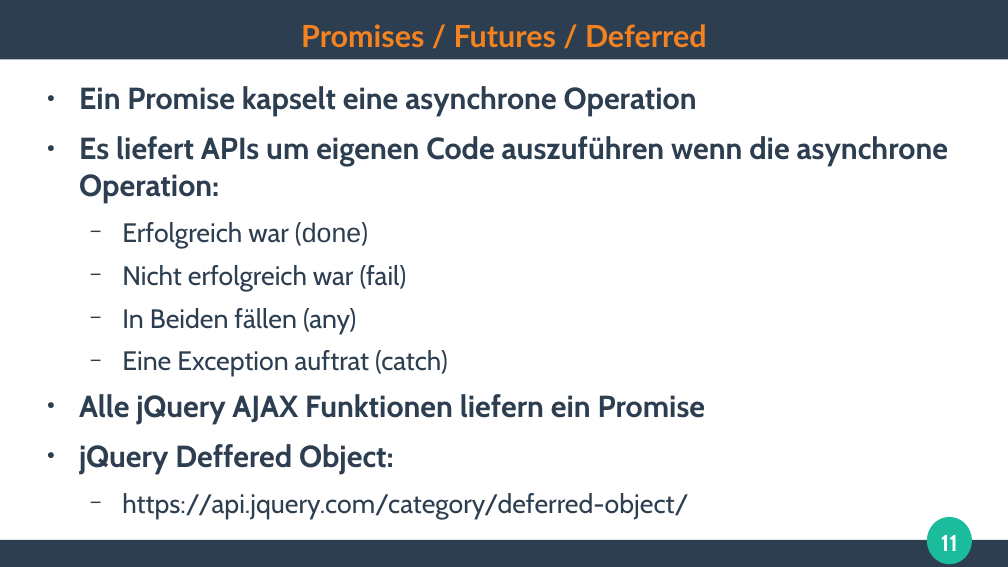
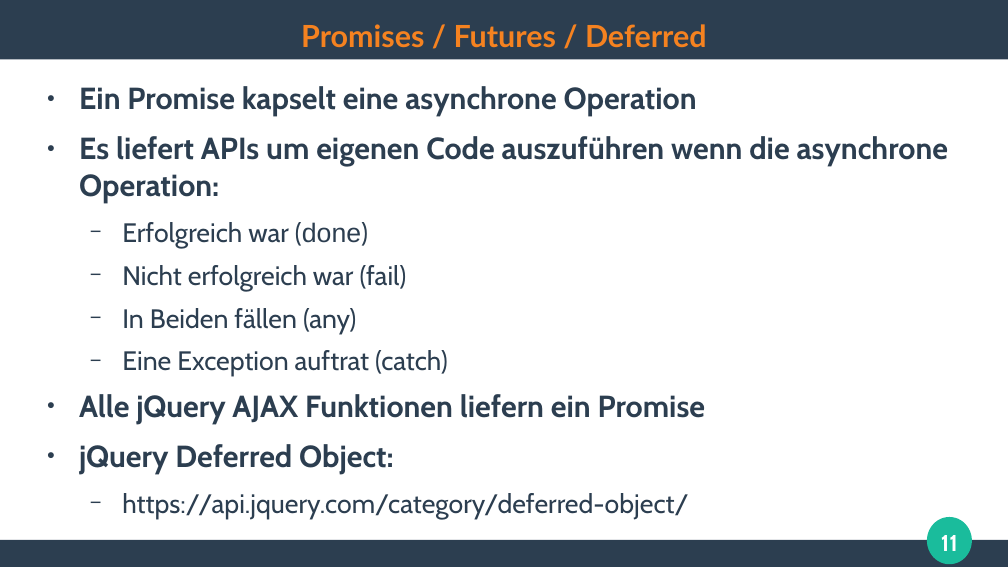
Before and after one commit to ghandmann/HS-AlbSig-WebAnwendungen2, a slide deck: slide 11 of Kapitel/05_Web2.0_AJAX_1x1.odp. Drawn at 1008x567 pixels with LibreOffice and Linux fonts; fonts in the diff are those of the drawing. Boxes give left, top, right and bottom in pixels: in the first picture for what was removed or moved away, otherwise in the second. Text is boxed around its words. In the diff, an @@ line names an element or a change of style, - is before the commit and + after.

Commit message:
typos

```diff
--- a/Kapitel/05_Web2.0_AJAX_1x1.odp
+++ b/Kapitel/05_Web2.0_AJAX_1x1.odp
@@ text at bbox=[79, 444, 394, 474]: text changed @@
-● jQuery Deffered Object:
+● jQuery Deferred Object:
```
Also in this commit, not shown: 1 other slide changed.
